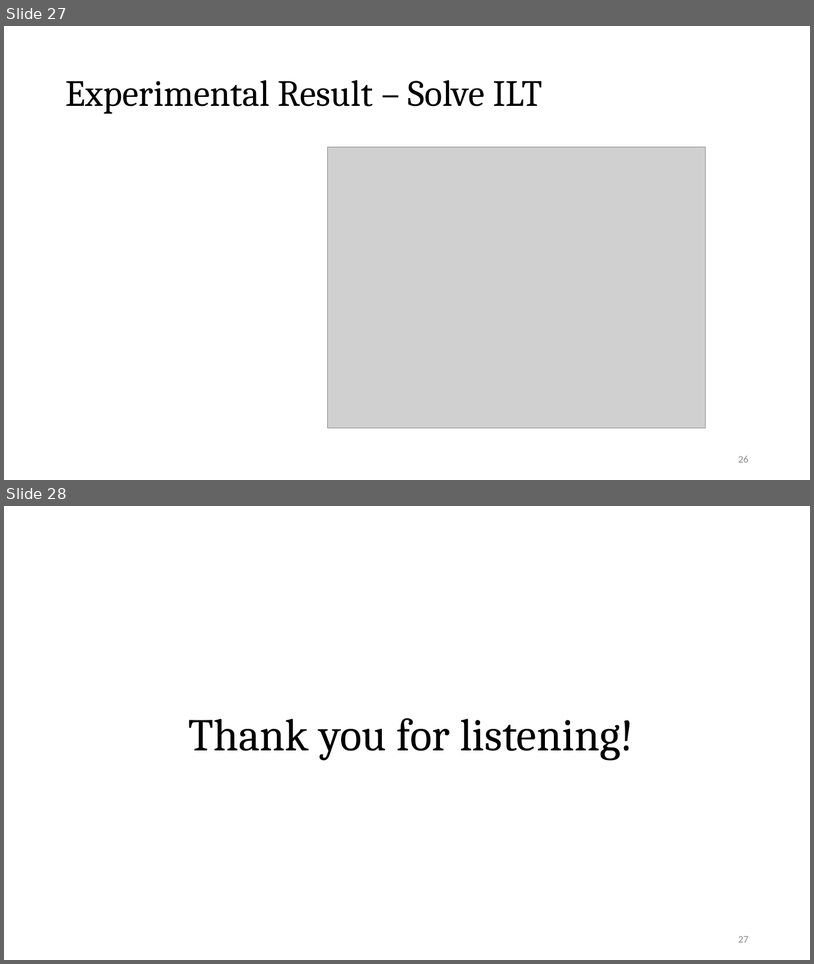
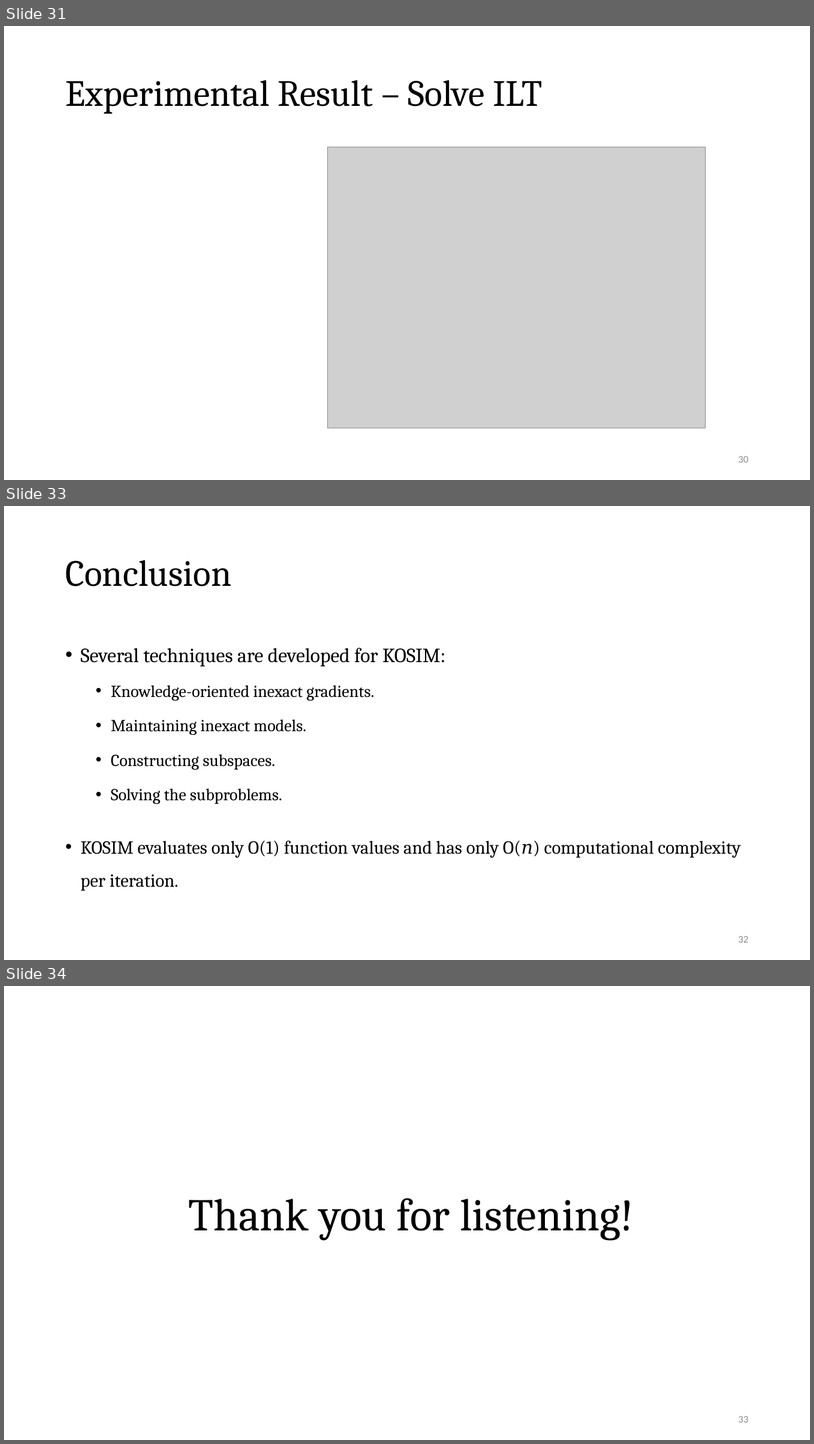
Before and after one commit to Pacific-Feng-Studuies/Studied-Papers, a slide deck: DAC2024/KOSIM/KOSIM A Knowledge-oriented Derivative-free Subspace Method Based on Inexact Model for Inverse Lithography Problems.pptx. Shown one above the other, each under a label of ours: slides 27 and 28 before the commit, slides 31, 33 and 34 after it; the slides between them are not shown. The pictures are 814x964 and 814x1444 pixels, drawn with LibreOffice and Linux fonts; fonts in the diff are those of the drawing; grey boxes stand for pictures. Boxes give left, top, right and bottom in pixels: in the first picture for what was removed or moved away, otherwise in the second. Text is boxed around its words. In the diff, an @@ line names an element or a change of style, - is before the commit and + after.

```diff
--- a/DAC2024/KOSIM/KOSIM A Knowledge-oriented Derivative-free Subspace Method Based on Inexact Model for Inverse Lithography Problems.pptx
+++ b/DAC2024/KOSIM/KOSIM A Knowledge-oriented Derivative-free Subspace Method Based on Inexact Model for Inverse Lithography Problems.pptx
@@ slide 33 added at (x1=4, y1=506, x2=810, y2=960), background #FFFFFF @@
@@ title added at (x1=65, y1=560, x2=231, y2=586), 44 pt, text #000000 @@
+Conclusion
@@ text added at (x1=81, y1=648, x2=741, y2=891), 20 pt, text #000000 @@
+• Several techniques are developed for KOSIM:
+  • Knowledge-oriented inexact gradients.
+  • Maintaining inexact models.
+  • Constructing subspaces.
+  • Solving the subproblems.
+• KOSIM evaluates only O(1) function values and has only O(𝑛) computational complexity per iteration.
@@ page number added at (x1=738, y1=936, x2=749, y2=942), 12 pt, text #8C8C8C @@
+32
@@ what was slide 27 is now slide 31 @@
@@ page number at (x1=738, y1=456, x2=749, y2=462): text changed @@
-26
+30
@@ what was slide 28 is now slide 34 @@
@@ page number at (x1=738, y1=1416, x2=749, y2=1422): text changed @@
-27
+33
```
Also in this commit, not shown: 1 slide changed, 5 other slides added.
